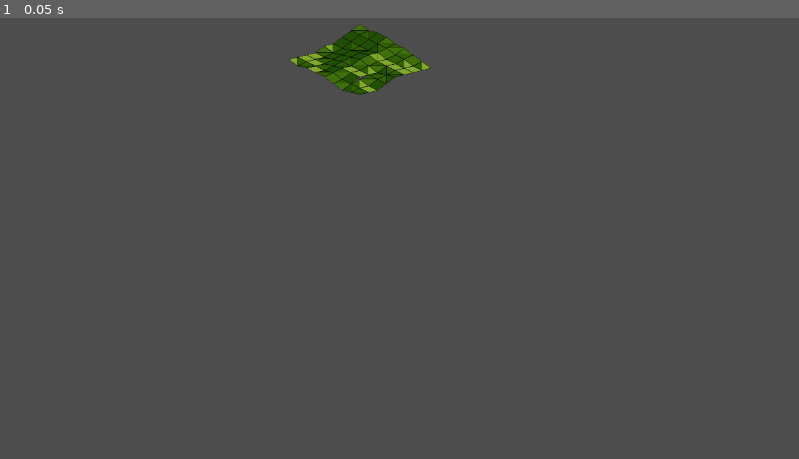
Above: before the commit, frame 1.
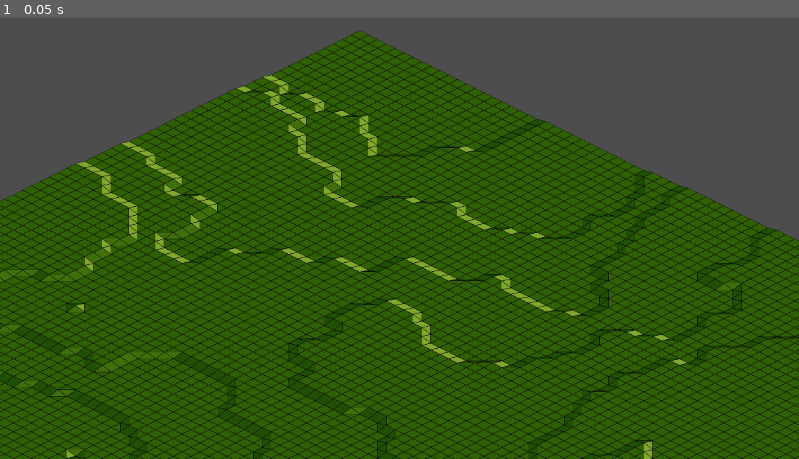
Above: after the commit, the same moment.

Repository: aligator/height-tile-map-godot
Game: Godot game, scene res://world.tscn
The game is run twice, just before and just after one commit, with the same random seed, the same clock (stepped at 60 frames per second) and the same inputs.
Inputs:
- Up to frame 1 (0.05 s): no input

The runs differ from the first frame. In frame 1, 75% of the frame differs, in the area x 0-100%, y 1-100%.

Commit message:
Fix square step with wrong min-height calculation

Diff:
--- a/heightTileMap/HeightTileMap.gd
+++ b/heightTileMap/HeightTileMap.gd
@@ -23,6 +23,9 @@
 	var rand = RandomNumberGenerator.new()
 	if seed != 0:
 		rand.set_seed(seed)
+
+	print("Seed:")
+	print(rand.seed)
 
 	heights = map_generator.generate(size+1, roughness, max_height-1, rand)
 
--- a/scripts/diamondSquare.gd
+++ b/scripts/diamondSquare.gd
@@ -99,7 +99,7 @@
 	if x - reach >= 0:
 		avg += map[x-reach][y]
 		count+=1
-		local_min_height = max(local_min_height, map[x-reach][y-reach] - reach)
+		local_min_height = max(local_min_height, map[x-reach][y] - reach)
 		local_max_height = min(local_max_height, map[x-reach][y] + reach)
 	if x + reach < size:
 		avg += map[x+reach][y]
@@ -137,10 +137,14 @@
 		map.append(row)
 
 	# Set the corners to random values
-	map[0][0] = rand.randi_range(0, max_height)
-	map[size-1][0] = rand.randi_range(0, max_height)
-	map[0][size-1] = rand.randi_range(0, max_height)
-	map[size-1][size-1] = rand.randi_range(0, max_height)
+#	map[0][0] = rand.randi_range(0, max_height)
+#	map[size-1][0] = rand.randi_range(0, max_height)
+#	map[0][size-1] = rand.randi_range(0, max_height)
+#	map[size-1][size-1] = rand.randi_range(0, max_height)
+	map[0][0] = 2
+	map[size-1][0] = 1
+	map[0][size-1] = 6
+	map[size-1][size-1] = 4
 
 	var side_length: int = size - 1
 	while side_length >= 2:
@@ -148,8 +152,10 @@
 		for x in range(0, size - 1, side_length):
 			for y in range(0, size - 1, side_length):
 				diamond_step(map, x, y, half_length, side_length, roughness, max_height, rand)
-		print("diamond")
-		print_map(map)
+
+		if size <= 16:
+			print("diamond")
+			print_map(map)
 
 		var col = 0
 		for x in range(0, size+1, half_length):
@@ -162,11 +168,15 @@
 				for y in range(0, size, side_length):
 					square_step(map, x % size, y % size, half_length, size, roughness, max_height, rand)
 
-		print("square")
-		print_map(map)
+		if size <= 16:
+			print("square")
+			print_map(map)
+
 		roughness /= 2.0
 		side_length /= 2
 
-	print_map(map)
+	if size <= 16:
+		print_map(map)
+
 	# Return the map
 	return map
--- a/test/unit/scripts/diamondSquareTest.gd
+++ b/test/unit/scripts/diamondSquareTest.gd
@@ -132,7 +132,7 @@
 
 var square_params = ParameterFactory.named_parameters(
 	# map: Array[Array], x: int, y: int, reach: int, size: int, roughness: float, max_height: int
-	['name', 'map', 'x', 'y', 'reach', 'size', 'roughness', 'max_height', "result"], # names
+	['name', 'map', 'x', 'y', 'reach', 'size', 'roughness', 'max_height', "result", "seed"], # names
 	[# values
 	["normal calculation - side 1",
 		[[   1, -1, -1, -1,  2],
@@ -150,6 +150,7 @@
 		   [-1, -1,  3, -1, -1],
 		   [-1, -1, -1, -1, -1],
 		   [ 1, -1, -1, -1,  3]] as Array[Array], # result
+		42,
 	],
 	["normal calculation - side 2",
 		[[   1, -1, -1, -1,  2],
@@ -167,6 +168,7 @@
 		   [-1, -1,  3, -1,  3],
 		   [-1, -1, -1, -1, -1],
 		   [ 1, -1, -1, -1,  3]] as Array[Array], # result
+		42,
 	],
 	["normal calculation - side 3",
 		[[   1, -1, -1, -1,  2],
@@ -184,6 +186,7 @@
 		   [-1, -1,  3, -1, -1],
 		   [-1, -1, -1, -1, -1],
 		   [ 1, -1,  2, -1,  3]] as Array[Array], # result
+		42,
 	],
 	["normal calculation - side 4",
 		[[   1, -1, -1, -1,  2],
@@ -201,8 +204,35 @@
 		   [ 2, -1,  3, -1, -1],
 		   [-1, -1, -1, -1, -1],
 		   [ 1, -1, -1, -1,  3]] as Array[Array], # result
-	],
-	])
+		42,
+	],
+	["very rough with specific seed (previously broken)",
+						#            V--broken
+		[[   2, -1,  3, -1,  5, -1, -1, -1,  1],
+		   [-1,  3, -1,  4, -1, 02, -1,  1, -1],
+		   [04, -1, 04, -1, 05, -1, 03, -1, 00],
+		   [04, -1, 04, -1, 05, -1, 03, -1, 00],
+		   [04, -1, 04, -1, 05, -1, 03, -1, 00],
+		   [04, -1, 04, -1, 05, -1, 03, -1, 00],
+		   [04, -1, 04, -1, 05, -1, 03, -1, 00],
+		   [04, -1, 04, -1, 05, -1, 03, -1, 00],
+		   [04, -1, 04, -1, 05, -1, 03, -1, 00]] as Array[Array], # map
+		0, 6, # x, y
+		2,    # reach
+		8,    # size
+		50,    # roughness
+		8,    # max_height
+		[[   2, -1,  3, -1,  5, -1,  3, -1,  1],
+		   [-1,  3, -1,  4, -1, 02, -1,  1, -1],
+		   [04, -1, 04, -1, 05, -1, 03, -1, 00],
+		   [04, -1, 04, -1, 05, -1, 03, -1, 00],
+		   [04, -1, 04, -1, 05, -1, 03, -1, 00],
+		   [04, -1, 04, -1, 05, -1, 03, -1, 00],
+		   [04, -1, 04, -1, 05, -1, 03, -1, 00],
+		   [04, -1, 04, -1, 05, -1, 03, -1, 00],
+		   [04, -1, 04, -1, 05, -1, 03, -1, 00]] as Array[Array], # result
+		124246,
+	]])
 func test_square_step(params = use_parameters(square_params)):
 	gut.p(params.name)
 
--- a/world.tscn
+++ b/world.tscn
@@ -44,8 +44,8 @@
 layer_0/tile_data = PackedInt32Array(-458744, 786432, 0, -458742, 786432, 0, -458743, 786432, 0, -458745, 786432, 0)
 
 [node name="HeightTileMap2" parent="." instance=ExtResource("2_k0jk2")]
-size = 8
-max_height = 8
+seed = 3571322487510440960
+size = 256
 roughness = 10.0
 
 [node name="Camera2D" type="Camera2D" parent="."]
